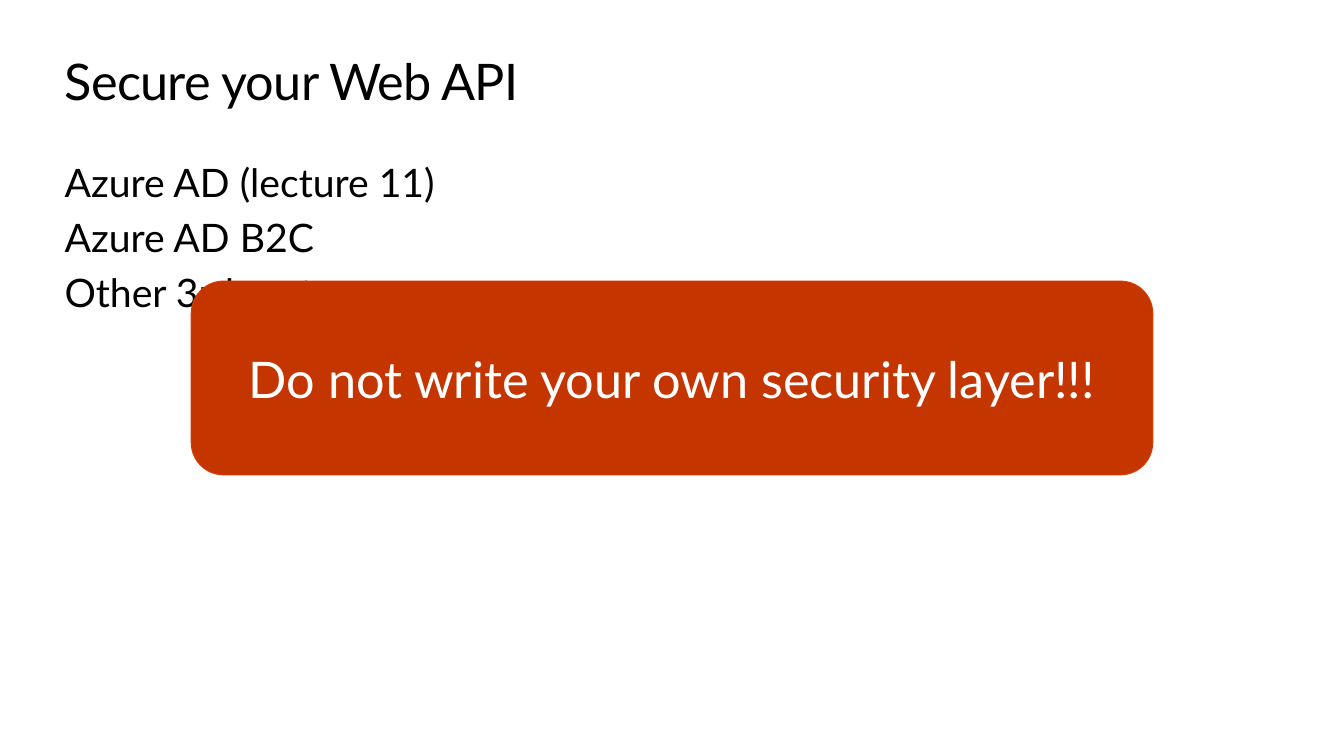
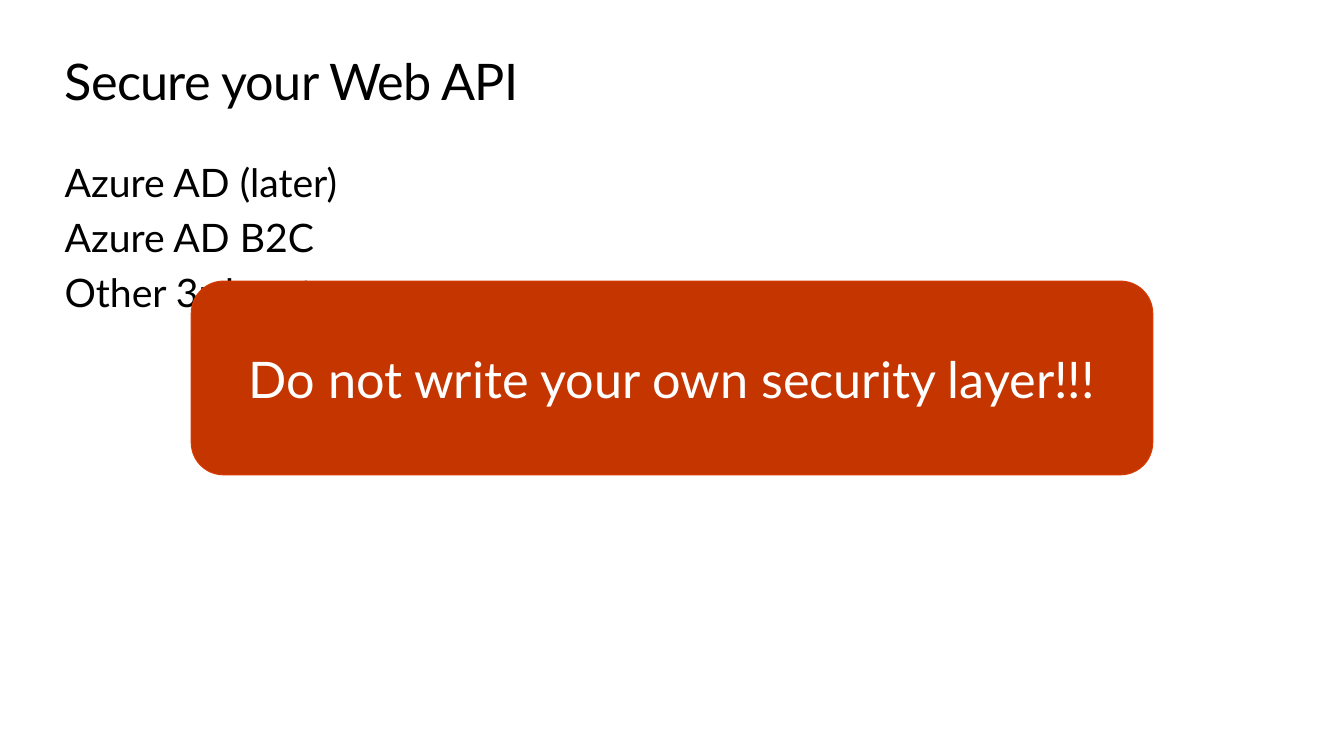
Before and after one commit to ondfisk/BDSA2020, a slide deck: slide 46 of Slides/Lecture07 - JSON and the REST - ASP.NET Core.pptx. Drawn at 1344x756 pixels with LibreOffice and Linux fonts; fonts in the diff are those of the drawing; background and template pictures are left out. Boxes give left, top, right and bottom in pixels: in the first picture for what was removed or moved away, otherwise in the second. Text is boxed around its words. In the diff, an @@ line names an element or a change of style, - is before the commit and + after.

```diff
--- a/Slides/Lecture07 - JSON and the REST - ASP.NET Core.pptx
+++ b/Slides/Lecture07 - JSON and the REST - ASP.NET Core.pptx
@@ text at (65,166,337,203): text changed @@
-Azure AD (lecture 11)
+Azure AD (later)
```
Also in this commit, not shown: 1 other slide changed, 25 other files.
